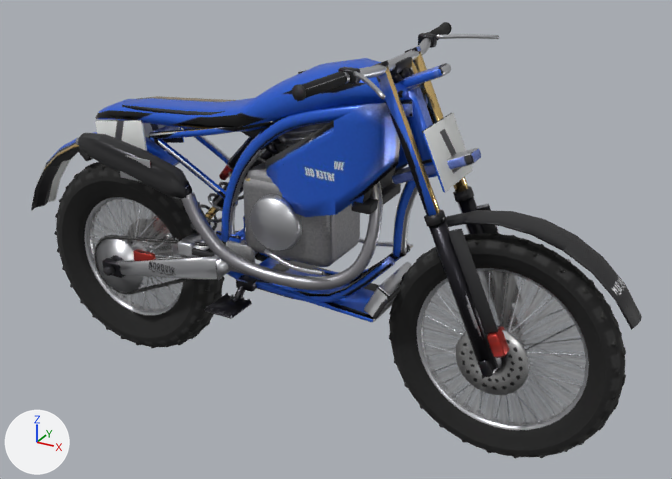
The Blender file assets/blender/bike.blend, before and after one commit.
One viewpoint serves both versions: a camera (50 mm lens) standing at (1.989, -2.209, 1.326) and looking at (0.743, 0.056, 0.194). Lighting does not change. The marker at lower left points along +X, +Y and +Z. The picture after the commit comes second.

Objects in the first picture: 'bodywork', 'engine', 'exhaust', 'fork_lower', 'fork_upper', 'frame', 'handlebar', 'swingarm', 'wheel_front', 'wheel_front_blur', 'wheel_rear', 'wheel_rear_blur' and 8 more.
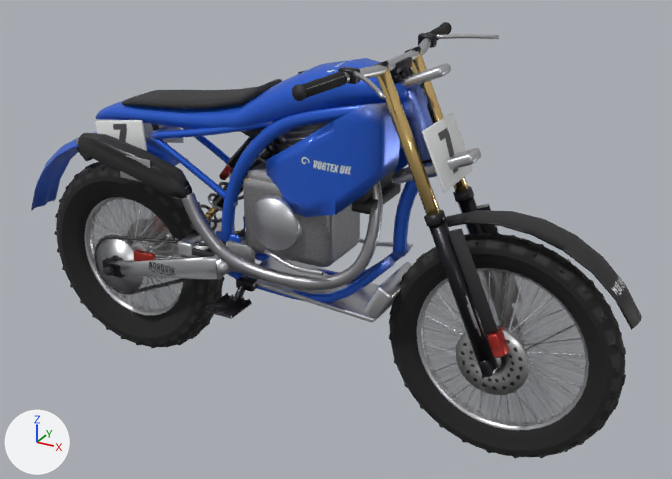
Where the change shows, as pixel boxes (x1, y1, x2, y2) in the pictures (672 x 479 px; the box of a moved part takes in the faces that stretch with it):
'bodywork', reshaped, surface changed: (31, 58, 424, 217) in both
part 1 of me_frame, surface changed: (149, 86, 437, 322) in both
part 2 of me_bodywork, moved or reshaped: before (122, 96, 235, 115); after (122, 79, 282, 109)
part 3 of me_bodywork, surface changed: (31, 60, 424, 210) in both
part 4 of me_fork_upper, surface changed (lighter): (377, 46, 481, 216) in both

What changed in the scene script:
```text
Change me_frame:
    where me_frame.from_pydata(...)  # 1590 vertices, 1482 faces; spans x 0.159..1.117, y -0.12..0.12, z 0.035..0.711
    used by ob_frame; parent = ob_bike; location = (0.0, 0.0, 0.0)
    me_frame part 1: texture (UV) coordinates of 1482 of 1482 faces, centred in x 0.161..1.088, y -0.12..0.12, z 0.035..0.698, changed; they spanned u 0.0..0.99, v 0.0..0.99 and now span u 0.0..1.0, v 0.0..1.0
Change me_bodywork:
    where me_bodywork.from_pydata(...)  # 716 vertices, 656 faces; spans x -0.442..1.006, y -0.149..0.149, z 0.103..0.762
    used by ob_bodywork; parent = ob_bike; location = (0.0, 0.0, 0.0)
    me_bodywork part 2: 112 of 716 vertices moved; they spanned x 0.04..0.56, y -0.078..0.078, z 0.53..0.622 and now span x 0.04..0.56, y -0.08..0.08, z 0.54..0.669; mean shift (0.0, 0.0, 0.026); largest move (0.56, 0.0, 0.622) -> (0.56, 0.0, 0.669)
    me_bodywork part 3: texture (UV) coordinates of 656 of 656 faces, centred in x -0.422..1.0, y -0.144..0.144, z 0.105..0.754, changed; they spanned u 0.0..0.98, v 0.0..1.0 and now span u 0.0..0.97, v 0.0..1.0
Change me_fork_upper:
    where me_fork_upper.from_pydata(...)  # 356 vertices, 274 faces; spans x -0.212..0.117, y -0.122..0.122, z -0.196..0.294
    used by ob_fork_upper; parent = ob_bike; location = (1.08, 0.0, 0.5)
    me_fork_upper part 4: texture (UV) coordinates of 270 of 274 faces, centred in x -0.212..0.117, y -0.121..0.121, z -0.189..0.288, changed; they spanned u 0.0..0.99, v 0.0..0.99 and now span u 0.05..0.99, v 0.02..0.99
```
